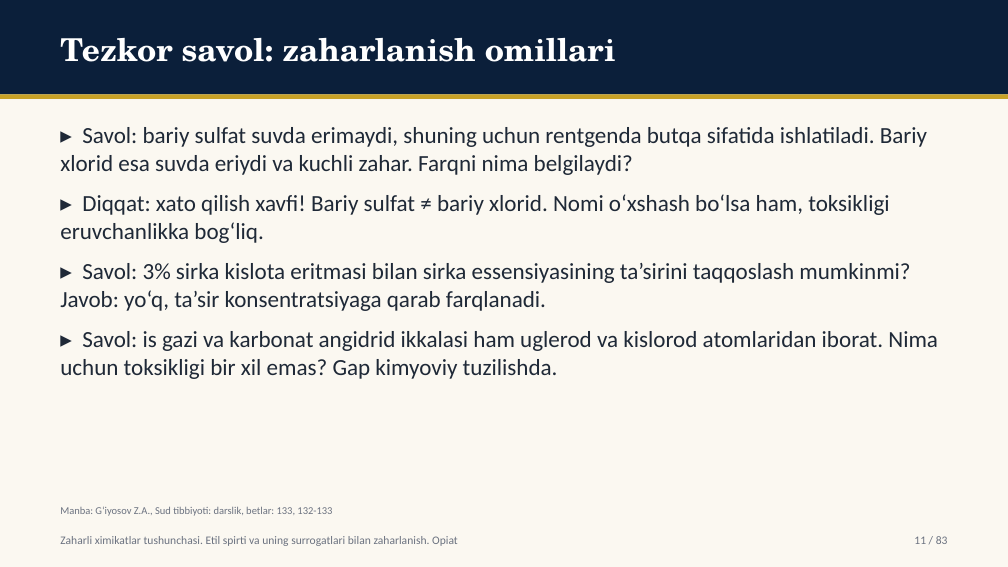
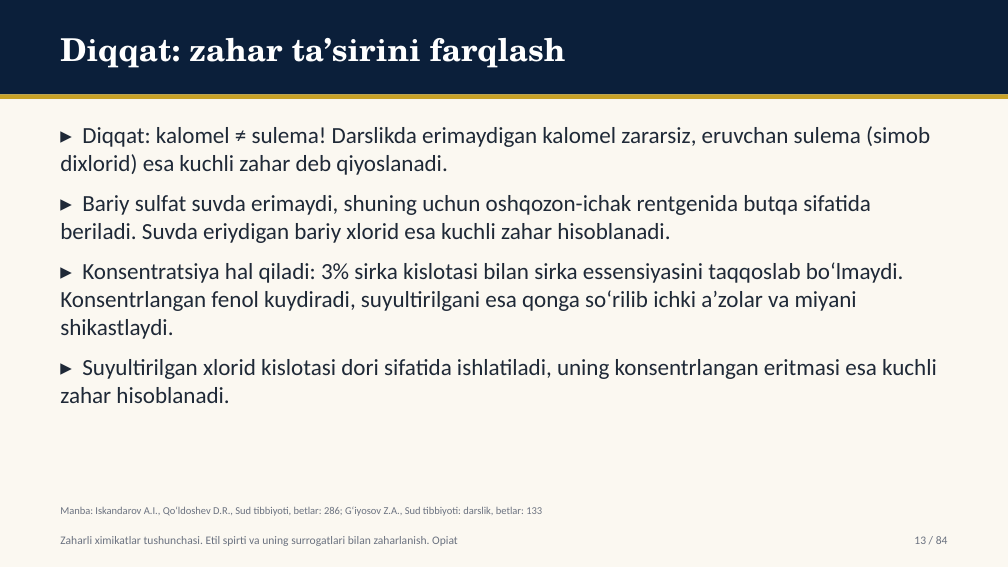
Before and after one commit to davlatsudekspert/forensic-expert, a slide deck: slide 13 of out/ktp26-u-29.pptx (slide 11 before the commit). Drawn at 1008x567 pixels with LibreOffice and Linux fonts; fonts in the diff are those of the drawing. Boxes give left, top, right and bottom in pixels: in the first picture for what was removed or moved away, otherwise in the second. Text is boxed around its words. In the diff, an @@ line names an element or a change of style, - is before the commit and + after.

```diff
--- a/out/ktp26-u-29.pptx
+++ b/out/ktp26-u-29.pptx
@@ text at box(60, 38, 566, 68): text changed @@
-Tezkor savol: zaharlanish omillari
+Diqqat: zahar ta’sirini farqlash
@@ text at box(60, 126, 937, 403): text changed @@
-▸ Savol: bariy sulfat suvda erimaydi, shuning uchun rentgenda butqa sifatida ishlatiladi. Bariy xlorid esa suvda eriydi va kuchli zahar. Farqni nima belgilaydi?
-▸ Diqqat: xato qilish xavfi! Bariy sulfat ≠ bariy xlorid. Nomi o‘xshash bo‘lsa ham, toksikligi eruvchanlikka bog‘liq.
-▸ Savol: 3% sirka kislota eritmasi bilan sirka essensiyasining ta’sirini taqqoslash mumkinmi? Javob: yo‘q, ta’sir konsentratsiyaga qarab farqlanadi.
-▸ Savol: is gazi va karbonat angidrid ikkalasi ham uglerod va kislorod atomlaridan iborat. Nima uchun toksikligi bir xil emas? Gap kimyoviy tuzilishda.
+▸ Diqqat: kalomel ≠ sulema! Darslikda erimaydigan kalomel zararsiz, eruvchan sulema (simob dixlorid) esa kuchli zahar deb qiyoslanadi.
+▸ Bariy sulfat suvda erimaydi, shuning uchun oshqozon-ichak rentgenida butqa sifatida beriladi. Suvda eriydigan bariy xlorid esa kuchli zahar hisoblanadi.
+▸ Konsentratsiya hal qiladi: 3% sirka kislotasi bilan sirka essensiyasini taqqoslab bo‘lmaydi. Konsentrlangan fenol kuydiradi, suyultirilgani esa qonga so‘rilib ichki a’zolar va miyani shikastlaydi.
+▸ Suyultirilgan xlorid kislotasi dori sifatida ishlatiladi, uning konsentrlangan eritmasi esa kuchli zahar hisoblanadi.
@@ text at box(60, 507, 542, 516): text changed @@
-Manba: G‘iyosov Z.A., Sud tibbiyoti: darslik, betlar: 133, 132-133
+Manba: Iskandarov A.I., Qo‘ldoshev D.R., Sud tibbiyoti, betlar: 286; G‘iyosov Z.A., Sud tibbiyoti: darslik, betlar: 133
@@ text at box(914, 536, 948, 544): text changed @@
-11 / 83
+13 / 84
```
Also in this commit, not shown: 58 other slides changed, 23 slides added, 22 slides removed, 32 other files.
